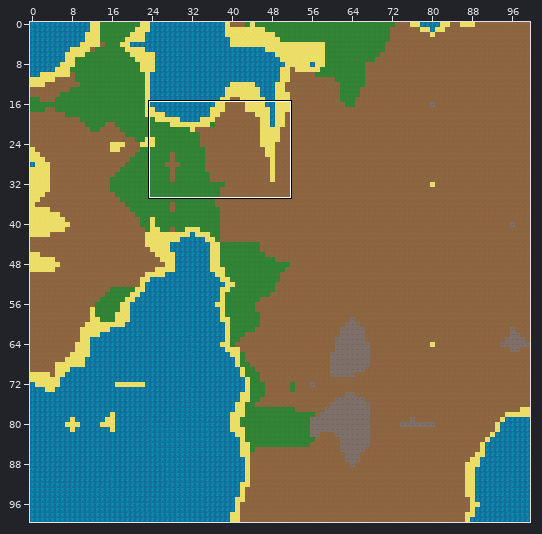
Tiled map -- Graphics/Tileset/map.tmx. The first picture is a wide view before the edit; the outline marks the close-up.
Close-up. Before:
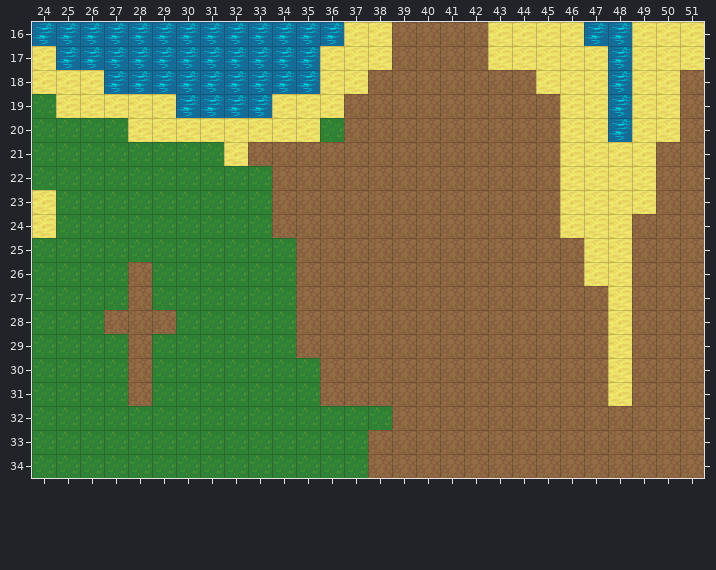
Cells are 32x32 px. Shown: x 24..51, y 16..34. The commit also changed other parts of the map, which this record leaves out.
After the commit:
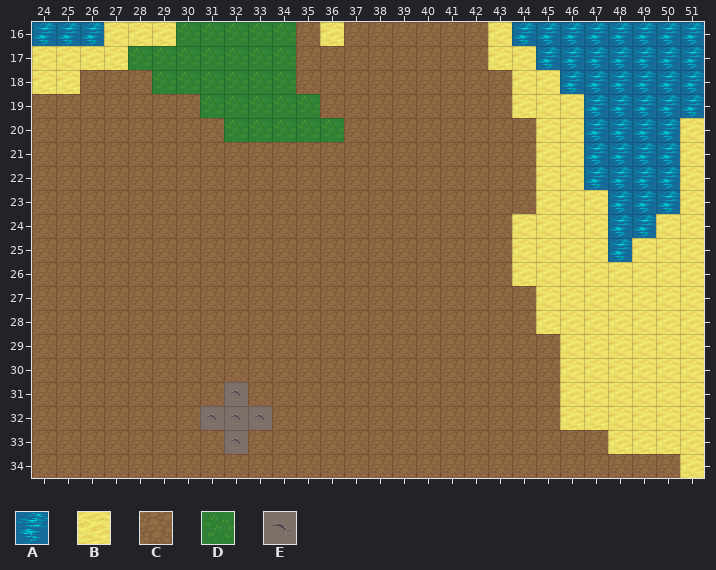
Key: from "map": A 1, B 2, C 3, D 4, E 5.
_ is an empty cell.
Change:
Layer "Tile Layer 1":
y 16: x 27..38 AAAAAAAAAABB -> BBBDDDDDCBCC; x 44..46 BBB -> AAA; x 49..51 BBB -> AAA
y 17: x 25..38 AAAAAAAAAAABBB -> BBBDDDDDDDCCCC; x 45..47 BBB -> AAA; x 49..51 BBB -> AAA
y 18: x 26..37 BAAAAAAAAABB -> CCCDDDDDDCCC; x 44 C -> B; x 46..47 BB -> AA; x 49..51 BBC -> AAA
y 19: x 24..36 DBBBBBAAAABBB -> CCCCCCCDDDDDC; x 44..45 CC -> BB; x 47 B -> A; x 49..51 BBC -> AAA
y 20: x 24..35 DDDDBBBBBBBB -> CCCCCCCCDDDD; x 45 C -> B; x 47 B -> A; x 49..51 BBC -> AAB
y 21: x 24..32 DDDDDDDDB -> CCCCCCCCC; x 45 C -> B; x 47..51 BBBCC -> AAAAB
y 22: x 24..33 DDDDDDDDDD -> CCCCCCCCCC; x 45 C -> B; x 47..51 BBBCC -> AAAAB
y 23: x 24..33 BDDDDDDDDD -> CCCCCCCCCC; x 45 C -> B; x 48..51 BBCC -> AAAB
y 24: x 24..33 BDDDDDDDDD -> CCCCCCCCCC; x 44..45 CC -> BB; x 48..51 BCCC -> AABB
y 25: x 24..34 DDDDDDDDDDD -> CCCCCCCCCCC; x 44..46 CCC -> BBB; x 48..51 BCCC -> ABBB
y 26: x 24..27 DDDD -> CCCC; x 29..34 DDDDDD -> CCCCCC; x 44..46 CCC -> BBB; x 49..51 CCC -> BBB
y 27: x 24..27 DDDD -> CCCC; x 29..34 DDDDDD -> CCCCCC; x 45..47 CCC -> BBB; x 49..51 CCC -> BBB
y 28: x 24..26 DDD -> CCC; x 30..34 DDDDD -> CCCCC; x 45..47 CCC -> BBB; x 49..51 CCC -> BBB
y 29: x 24..27 DDDD -> CCCC; x 29..34 DDDDDD -> CCCCCC; x 46..47 CC -> BB; x 49..51 CCC -> BBB
y 30: x 24..27 DDDD -> CCCC; x 29..35 DDDDDDD -> CCCCCCC; x 46..47 CC -> BB; x 49..51 CCC -> BBB
y 31: x 24..27 DDDD -> CCCC; x 29..35 DDDDDDD -> CCCECCC; x 46..47 CC -> BB; x 49..51 CCC -> BBB
y 32: x 24..38 DDDDDDDDDDDDDDD -> CCCCCCCEEECCCCC; x 46..51 CCCCCC -> BBBBBB
y 33: x 24..37 DDDDDDDDDDDDDD -> CCCCCCCCECCCCC; x 48..51 CCCC -> BBBB
y 34: x 24..37 DDDDDDDDDDDDDD -> CCCCCCCCCCCCCC; x 51 C -> B
Where, in picture pixels (left, top, right, bottom), the same in both close-ups:
changed: (32, 22, 392, 478)
changed: (512, 22, 704, 478)
